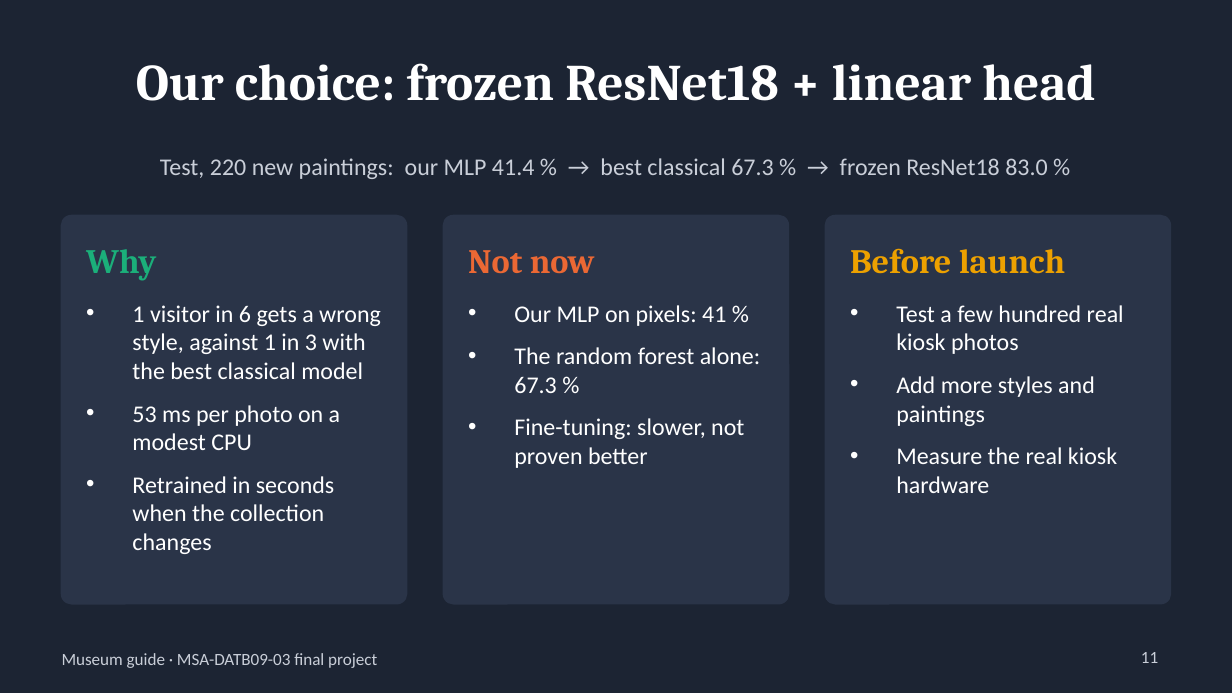
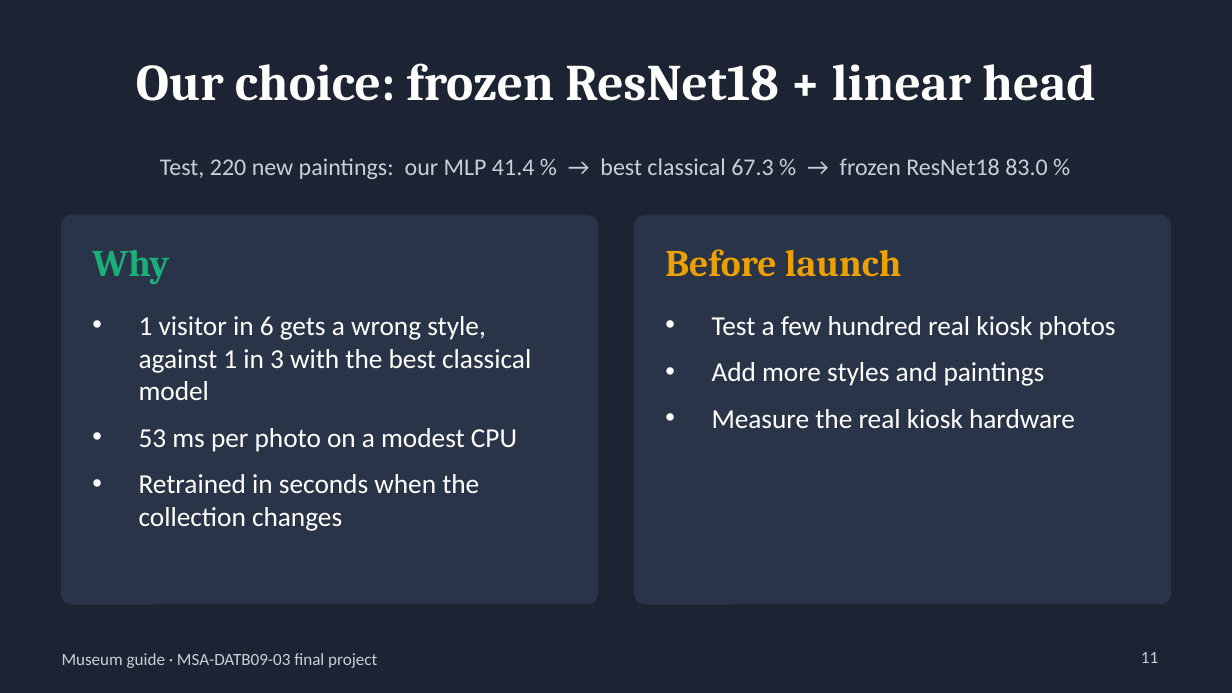
Before and after one commit to BenjaminAHS/neural-network-project, a slide deck: slide 11 of docs/museum_guide_presentation.pptx. Drawn at 1232x693 pixels with LibreOffice and Linux fonts; fonts in the diff are those of the drawing. Boxes give left, top, right and bottom in pixels: in the first picture for what was removed or moved away, otherwise in the second. Text is boxed around its words. In the diff, an @@ line names an element or a change of style, - is before the commit and + after.

Commit message:
Explain fine-tuning in the talk and keep two columns on the recommendation slide

```diff
--- a/docs/museum_guide_presentation.pptx
+++ b/docs/museum_guide_presentation.pptx
@@ rounded rectangle: place and size @@
-rounded rectangle at box(62, 216, 407, 604)
+rounded rectangle at box(62, 216, 598, 604)
@@ rounded rectangle at box(62, 216, 598, 604): proportions changed @@
@@ text "Why" at box(92, 250, 169, 284): size 20 to 22 pt @@
@@ rounded rectangle at box(634, 216, 1170, 604): proportions changed @@
@@ rounded rectangle: place and size @@
-rounded rectangle at box(444, 216, 788, 604)
+rounded rectangle at box(634, 216, 1170, 604)
@@ text "Before launch" at box(665, 249, 901, 277): size 20 to 22 pt @@
@@ text "Before launch": place and size @@
-text "Before launch" at box(850, 248, 1065, 274)
+text "Before launch" at box(665, 249, 901, 277)
@@ rounded rectangle removed at box(825, 216, 1170, 604) @@
@@ text removed at box(468, 250, 595, 274) @@
-Not now
@@ text "1 visitor in 6 gets ...": place and size @@
-text "1 visitor in 6 gets ..." at box(132, 305, 381, 554)
+text "1 visitor in 6 gets ..." at box(139, 316, 531, 531)
@@ text "1 visitor in 6 gets ..." at box(139, 316, 531, 531): size 14 to 16 pt @@
@@ text removed at box(514, 305, 761, 468) @@
-• Our MLP on pixels: 41 %
-• The random forest alone: 67.3 %
-• Fine-tuning: slower, not proven better
@@ text "Test a few hundred real ..." at box(712, 316, 1116, 428): size 14 to 16 pt @@
@@ text "Test a few hundred real ...": place and size @@
-text "Test a few hundred real ..." at box(896, 305, 1124, 493)
+text "Test a few hundred real ..." at box(712, 316, 1116, 428)
```
Also in this commit, not shown: 3 other files.
